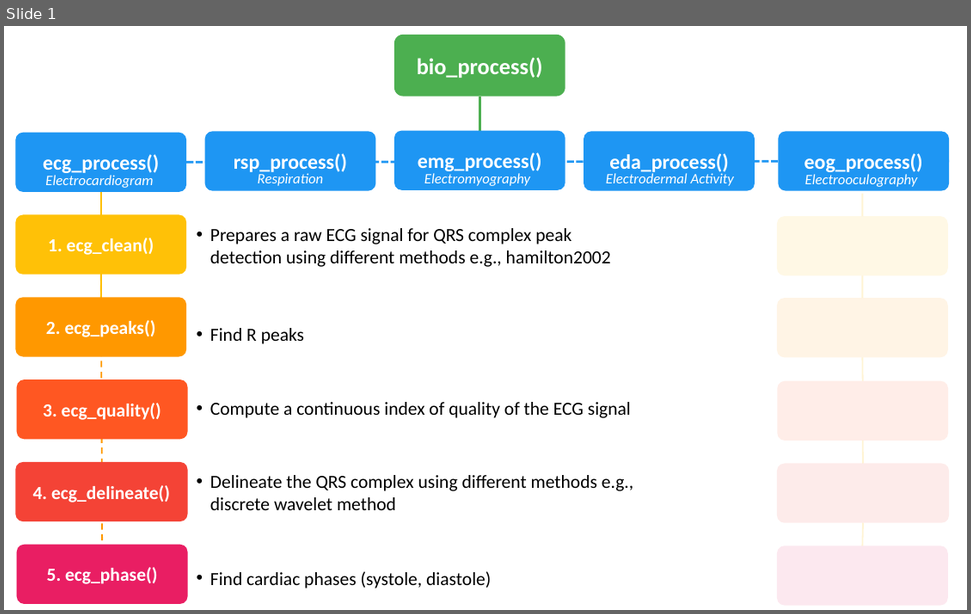
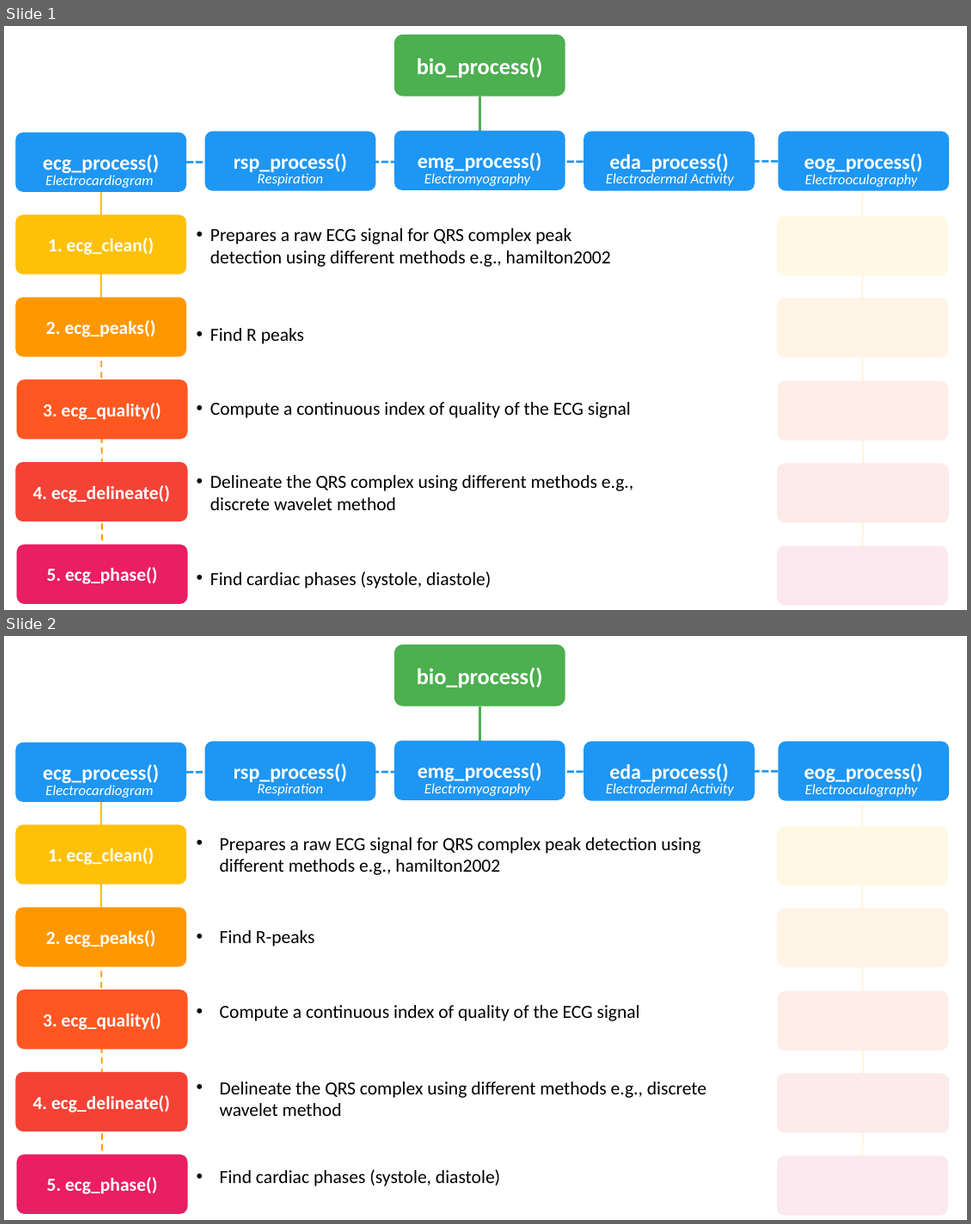
Before and after one commit to neuropsychology/NeuroKit, a slide deck: paper/figures/figure.pptx. Shown one above the other, each under a label of ours: slide 1 before the commit, slides 1 and 2 after it. The pictures are 971x614 and 971x1224 pixels, drawn with LibreOffice and Linux fonts; fonts in the diff are those of the drawing. Boxes give left, top, right and bottom in pixels: in the first picture for what was removed or moved away, otherwise in the second. Text is boxed around its words. In the diff, an @@ line names an element or a change of style, - is before the commit and + after.

```diff
--- a/paper/figures/figure.pptx
+++ b/paper/figures/figure.pptx
@@ slide 2 added at [4, 636, 967, 1220], background #FFFFFF @@
@@ group added at [15, 645, 949, 1216]: 16 rounded rectangles, 9 lines, 5 texts @@
+bio_process()
+1. ecg_clean()
+2. ecg_peaks()
+3. ecg_quality()
+4. ecg_delineate()
+5. ecg_phase()
+ecg_process()
+Electrocardiogram
+rsp_process()
+Respiration
+emg_process()
+Electromyography
+eda_process()
+Electrodermal Activity
+eog_process()
+Electrooculography
@@ text added at [220, 837, 701, 875], 36 pt, text #000000 @@
+• Prepares a raw ECG signal for QRS complex peak detection using different methods e.g., hamilton2002
@@ text added at [220, 930, 315, 946], 36 pt, text #000000 @@
+• Find R-peaks
@@ text added at [220, 1005, 640, 1021], 36 pt, text #000000 @@
+• Compute a continuous index of quality of the ECG signal
@@ text added at [220, 1081, 707, 1116], 36 pt, text #000000 @@
+• Delineate the QRS complex using different methods e.g., discrete wavelet method
@@ text added at [220, 1169, 500, 1186], 36 pt, text #000000 @@
+• Find cardiac phases (systole, diastole)
```
Also in this commit, not shown: 4 other files.
